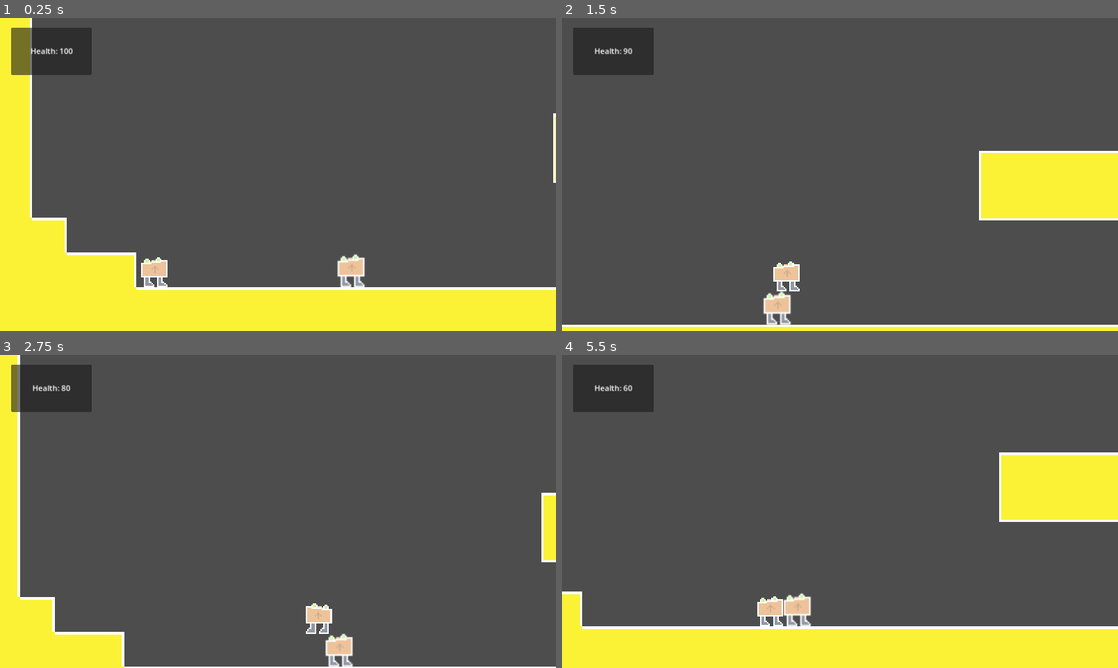
Above: before the commit, frames 1-4 (two rows, left to right).
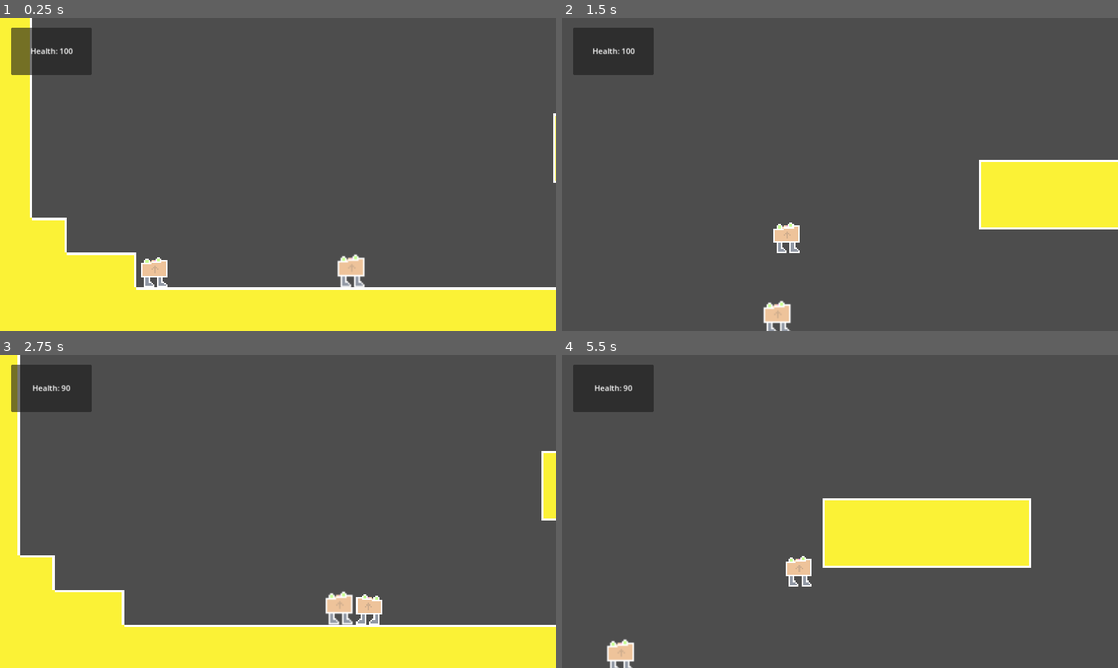
Above: after the commit, the same moments.

Repository: ShardHero/Main
Game: Godot game, scene res://scenes/level1.tscn
Same seed, same stepped clock (60 frames per second), same inputs: the game is played once before the commit and once after it.
Inputs:
- Up to frame 1 (0.25 s): no input
- Up to frame 2 (1.5 s): tap Enter (ui_accept) at 0.5, 0.77 s; hold Right (ui_right) from 0.53 s (still down)
- Up to frame 3 (2.75 s): tap Enter (ui_accept) at 1.52 s; release Right (ui_right) at 2.03 s; hold Left (ui_left) from 2.03 s (still down)
- Up to frame 4 (5.5 s): release Left (ui_left) at 2.78 s; hold Right (ui_right) 2.78-4.28 s; tap Enter (ui_accept) at 3.02, 3.77, 4.52 s; hold Left (ui_left) 4.28-5.03 s; hold Right (ui_right) from 5.03 s (still down)

The runs differ from the first frame. In frame 2, 5.0% of the frame differs, in the area x 0-100%, y 9-100%; in frame 3, 15%; in frame 4, 27%.

Commit message:
Fixed buffer when jumping. Implemented y ceiling and x limits. Able to do delayed follow with camera when jumping and falling.

Diff:
--- a/scenes/death_area.gd
+++ b/scenes/death_area.gd
@@ -1,5 +1,9 @@
 extends Area2D
+@onready var camera = get_node("../MovingCamera")
+@onready var player = get_node("../main_character")
 
 func _on_body_entered(body: Node2D) -> void:
 	if body.name == "main_character":
 		body.position = Global.spawn_position
+		camera.position.y = 420
+		camera.position.x = player.position.x + 300
--- a/scenes/game_manager.gd
+++ b/scenes/game_manager.gd
@@ -9,31 +9,40 @@
 
 func _process(delta):
 	#print("Player x Vel: ",player.velocity.x)
-	print("Player y Pos: ", player.position.y)
-	print("Camera y Pos: ", camera.position.y)
+	print("Player x Pos: ", player.position.x)
+	print("Camera x Pos: ", camera.position.x)
+	#print("Player y Pos: ", player.position.y)
+	#print("Camera y Pos: ", camera.position.y)
 
 	if player.position.y < 2 and player.position.y > -1:
 		camera.position.y = 420
 
 	if player.is_on_floor():
 		y_pos = player.position.y;
-		camera.position.y = player.position.y + 420;
-		#camera.position.y = -400;
+		if not camera.position.y == 420:
+			if not player.position.y + 580 > 420:
+				camera.position.y = player.position.y + 540;
+				if camera.position.y < 265:
+					camera.position.y = 265
 
+		#CAMERA CEILING 265??
 	if not player.is_on_floor():
-		if player.position.y > y_pos or player.position.y < y_pos:
+		if player.position.y > y_pos+50 or player.position.y < y_pos-50:
+
 			camera.position.y += player.velocity.y/100;
-			#if camera.position.y >= 405:
-				#camera.position.y = 405
+			if camera.position.y <= 265:
+				camera.position.y = 265
 
 	if Input.is_action_pressed("ui_right"):
-		if player.position.x < 100000 && player.position.x > 40:
+		if player.position.x + 300 < 4600 && player.position.x > 40:
 			if player.velocity[0] != 0:
 				camera.position.x = player.get_position()[0] + 300;
+			if player.position.x > 4900:
+				camera.position.x = 4600
 
 	if Input.is_action_pressed("ui_left"):
 		if player.velocity[0] != 0:
-			if player.position.x < 100000 && player.position.x > 340:
+			if player.position.x < 4600 && player.position.x > 340:
 				camera.position.x = player.get_position()[0] + 50;
 			if player.position.x < 390:
 				camera.position.x = 340
--- a/scenes/main character.gd
+++ b/scenes/main character.gd
@@ -1,7 +1,7 @@
 extends CharacterBody2D
 
 const SPEED = 300.0
-const JUMP_VELOCITY = -500.0
+const JUMP_VELOCITY = -600.0
 @onready var char_sprite_2d = $AnimatedSprite2D
 @onready var game_manager = %GameManager
 
